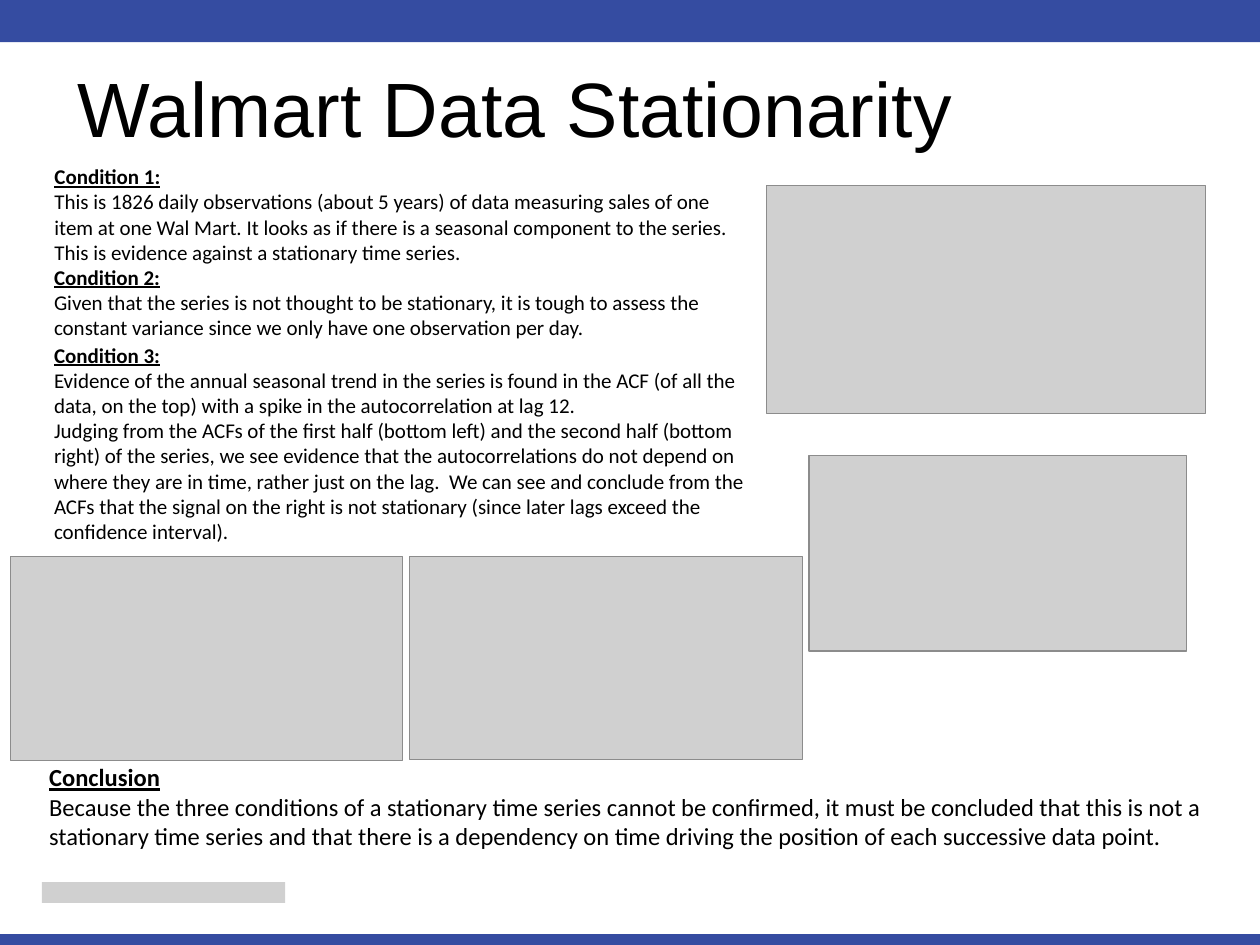
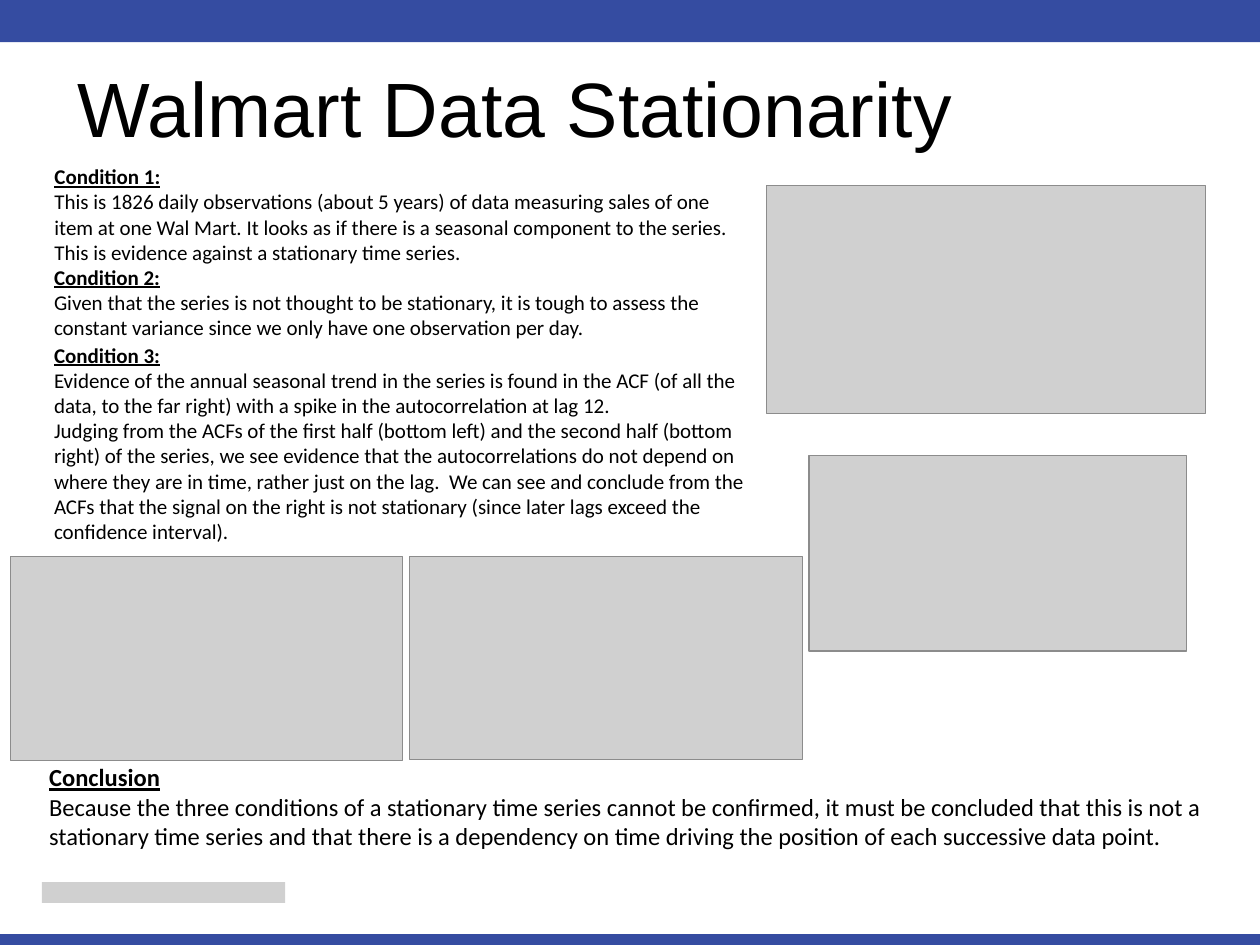
Before and after one commit to cmadding/MSDS6373, a slide deck: slide 2 of Unit03/Chad_Madding_Unit 3 For Live Session.pptx. Drawn at 1260x945 pixels with LibreOffice and Linux fonts; fonts in the diff are those of the drawing; grey boxes stand for pictures. Boxes give left, top, right and bottom in pixels: in the first picture for what was removed or moved away, otherwise in the second. Text is boxed around its words. In the diff, an @@ line names an element or a change of style, - is before the commit and + after.

```diff
--- a/Unit03/Chad_Madding_Unit 3 For Live Session.pptx
+++ b/Unit03/Chad_Madding_Unit 3 For Live Session.pptx
@@ text at <box>54,373,735,417</box>: text changed @@
-Evidence of the annual seasonal trend in the series is found in the ACF (of all the data, on the top) with a spike in the autocorrelation at lag 12.
+Evidence of the annual seasonal trend in the series is found in the ACF (of all the data, to the far right) with a spike in the autocorrelation at lag 12.
```
Also in this commit, not shown: 3 other slides changed, 1 other file.
